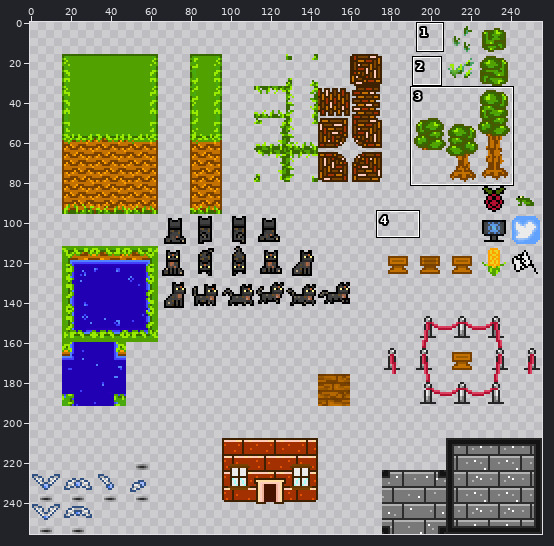
Sprite sheet -- assets/maps/sprites/src/new_gallery_sprites.png. Above: a wide view before the commit, with the close-up outlined.
Close-up. Before the commit:
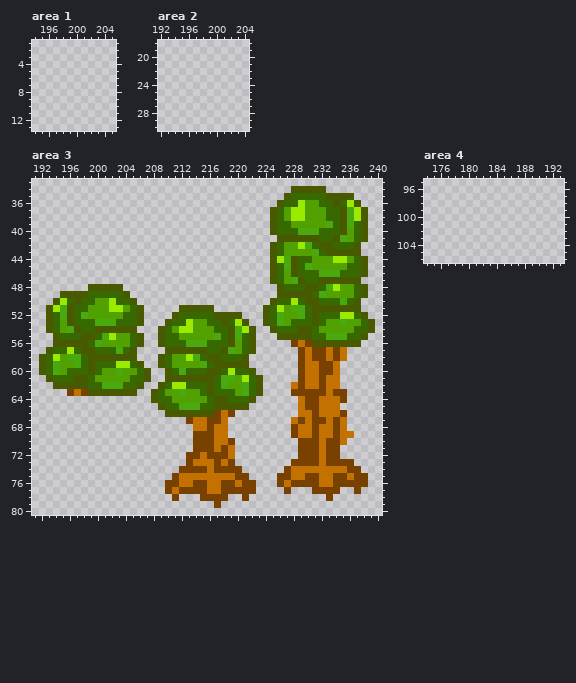
The file is 256x256 pixels. Pixels under 10% opacity are left out. Colours within 5 levels of each other are drawn and written as one. Shown: area 1: x 194..205, y 1..13; area 2: x 192..204, y 18..30; area 3: x 191..240, y 33..80; area 4: x 174..193, y 95..106. The commit also changed other parts of the picture, which this record leaves out.
Now the later version:
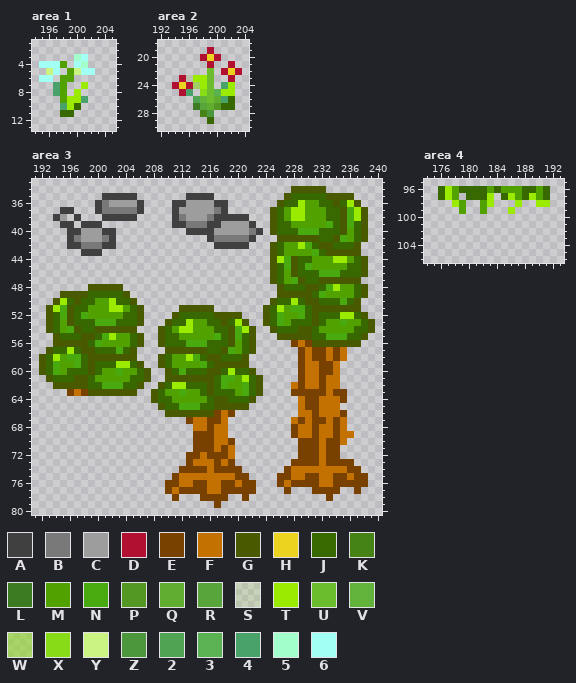
Palette (. is transparent): A #404040  B #797979  C #9d9d9d  D #b21030  E #794100  F #c37100  G #495900  H #ebd320  J #386900  K #468317  L #3d7b22  M #51a200  N #49aa10  P #539822  Q #60ad2f  R #57a53b  S #9aeb001c  T #9aeb00  U #6cbd2e  V #61b33b  W #89dc158d  X #88db17  Y #cbf382  Z #4c973b  2 #4fa352  3 #5bb252  4 #49a269  5 #a2ffcb  6 #a2fff3
The edit:
--- area 1
@@ x 194..205 @@
  2 ............
- 3 ............
- 4 ............
- 5 ............
- 6 ............
- 7 ............
- 8 ............
- 9 ............
-10 ............
-11 ............
+ 3 ......56....
+ 4 .666M.65....
+ 5 ..Y6.MY66...
+ 6 .66.MM......
+ 7 ...4M..T....
+ 8 ...4M.T.....
+ 9 ....MTT4....
+10 ....4TJ.....
+11 ....JJ......
 12 ............
--- area 2
@@ x 192..204 @@
 18 .............
-19 .............
-20 .............
-21 .............
-22 .............
-23 .............
-24 .............
-25 .............
-26 .............
-27 .............
-28 .............
-29 .............
+19 .......D.....
+20 ......DHD....
+21 .......D..D..
+22 .......U.DHD.
+23 ...DSTTU..D..
+24 ..DHDWTU.4T..
+25 ...D4.XU3TT..
+26 .....2VUQ4J..
+27 .....LRQPJJ..
+28 ......KZ.....
+29 .......J.....
 30 .............
--- area 3
@@ x 192..225 @@
 34 ..................................
-35 ..................................
-36 ..................................
-37 .................................G
-38 .................................G
-39 .................................G
-40 .................................G
-41 ..................................
-42 .................................G
-43 .................................G
+35 .........AAAAA.......AAAA.........
+36 ........ABCCCCA....AACCCCAA.......
+37 ...AA...ABBBBBA....ACCCCCBA......G
+38 ..AC.A...AAAAA.....ABCCCBAAAAA...G
+39 ...AA.AAA..........AABBBAACCCCA..G
+40 ....AACCCAA..........AAAACCCCCBA.G
+41 ....ABCCCBA.............ABBBBBA...
+42 ....AABBBAA..............AAAAA...G
+43 ......AAA........................G
 44 .................................G
--- area 4
@@ x 174..193 @@
  95 ....................
- 96 ....................
- 97 ....................
- 98 ....................
- 99 ....................
+ 96 ..JTMJJJJMJMMMJJMJ..
+ 97 ..JTM.JJJT.JTMJTMJ..
+ 98 ....TM..MT...T..TT..
+ 99 .....M..M...T.......
 100 ....................
